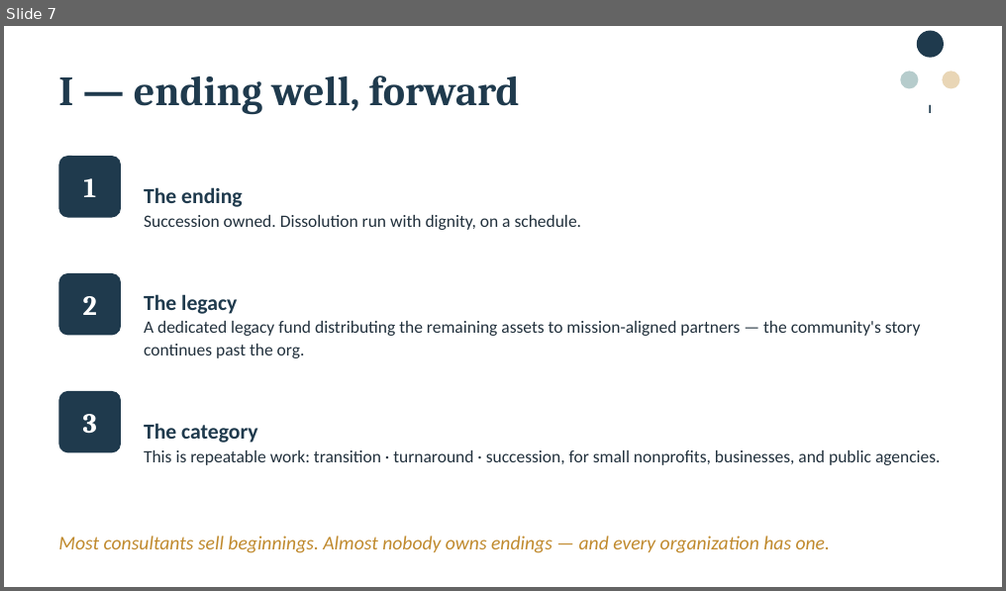
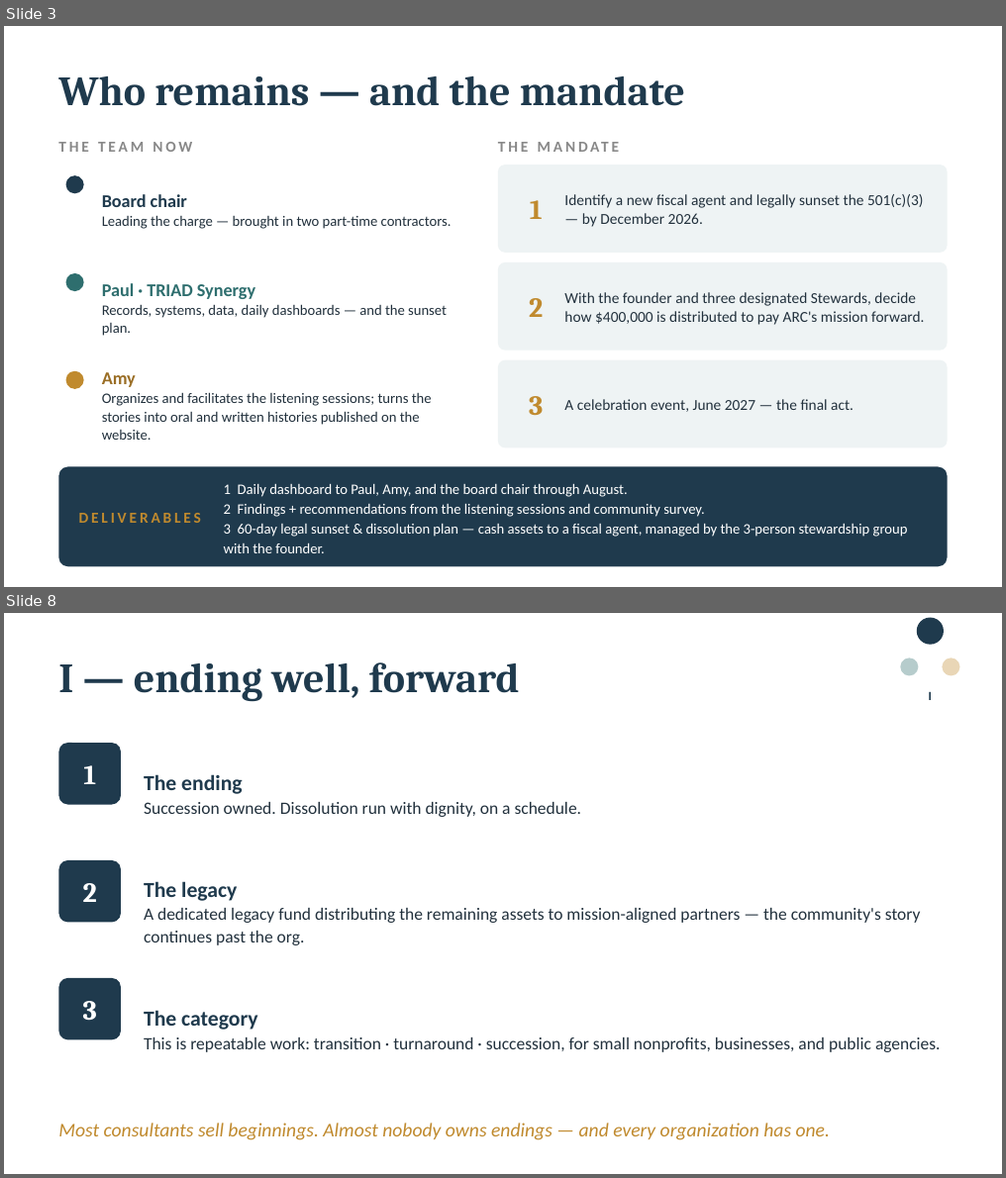
Before and after one commit to PaulHalvorson/agnt-neo, a slide deck: proof-to-pipeline/deck/EAIO_TriadSynergy_Deck_V1.pptx. Shown one above the other, each under a label of ours: slide 7 before the commit, slides 3 and 8 after it; the slides between them are not shown. The pictures are 1006x591 and 1006x1178 pixels, drawn with LibreOffice and Linux fonts; fonts in the diff are those of the drawing. Boxes give left, top, right and bottom in pixels: in the first picture for what was removed or moved away, otherwise in the second. Text is boxed around its words. In the diff, an @@ line names an element or a change of style, - is before the commit and + after.

```diff
--- a/proof-to-pipeline/deck/EAIO_TriadSynergy_Deck_V1.pptx
+++ b/proof-to-pipeline/deck/EAIO_TriadSynergy_Deck_V1.pptx
@@ slide 3 added at (4, 26, 1002, 587), background #FFFFFF @@
@@ text added at (58, 76, 685, 106), 30 pt, text #1F3A4D, bold @@
+Who remains — and the mandate
@@ text added at (58, 142, 192, 152), 11 pt, text #888888, bold @@
+THE TEAM NOW
@@ text added at (498, 132, 947, 160), 11 pt, text #888888, bold @@
+THE MANDATE
@@ rounded rectangle added at (498, 165, 947, 253), fill #EEF3F4 @@
@@ ellipse added at (65, 175, 84, 193), fill #1F3A4D @@
@@ text added at (102, 194, 451, 229), 10.5 pt, text #22313D @@
+Board chair
+Leading the charge — brought in two part-time contractors.
@@ text added at (530, 200, 543, 219), 20 pt, text #C08A2E, bold @@
+1
@@ text added at (564, 194, 923, 227), 11 pt, text #22313D @@
+Identify a new fiscal agent and legally sunset the 501(c)(3) — by December 2026.
@@ rounded rectangle added at (498, 263, 947, 351), fill #EEF3F4 @@
@@ ellipse added at (65, 274, 84, 291), fill #2E6E6E @@
@@ text added at (102, 283, 447, 336), 10.5 pt, text #22313D @@
+Paul · TRIAD Synergy
+Records, systems, data, daily dashboards — and the sunset plan.
@@ text added at (564, 292, 924, 325), 11 pt, text #22313D @@
+With the founder and three designated Stewards, decide how $400,000 is distributed to pay ARC's mission forward.
@@ text added at (529, 298, 543, 317), 20 pt, text #C08A2E, bold @@
+2
@@ ellipse added at (65, 372, 84, 389), fill #C08A2E @@
@@ text added at (102, 372, 432, 440), 10.5 pt, text #22313D @@
+Amy
+Organizes and facilitates the listening sessions; turns the stories into oral and written histories published on the website.
@@ rounded rectangle added at (498, 361, 947, 448), fill #EEF3F4 @@
@@ text added at (529, 396, 543, 415), 20 pt, text #C08A2E, bold @@
+3
@@ text added at (564, 399, 853, 412), 11 pt, text #22313D @@
+A celebration event, June 2027 — the final act.
@@ rounded rectangle added at (58, 468, 947, 567), fill #1F3A4D @@
@@ text added at (224, 483, 908, 554), 10.5 pt, text #FFFFFF @@
+1 Daily dashboard to Paul, Amy, and the board chair through August.
+2 Findings + recommendations from the listening sessions and community survey.
+3 60-day legal sunset & dissolution plan — cash assets to a fiscal agent, managed by the 3-person stewardship group with the founder.
@@ text added at (79, 513, 201, 523), 11 pt, text #C08A2E, bold @@
+DELIVERABLES
@@ what was slide 7 is now slide 8 @@
```
Also in this commit, not shown: 6 slides changed, 2 other files.
